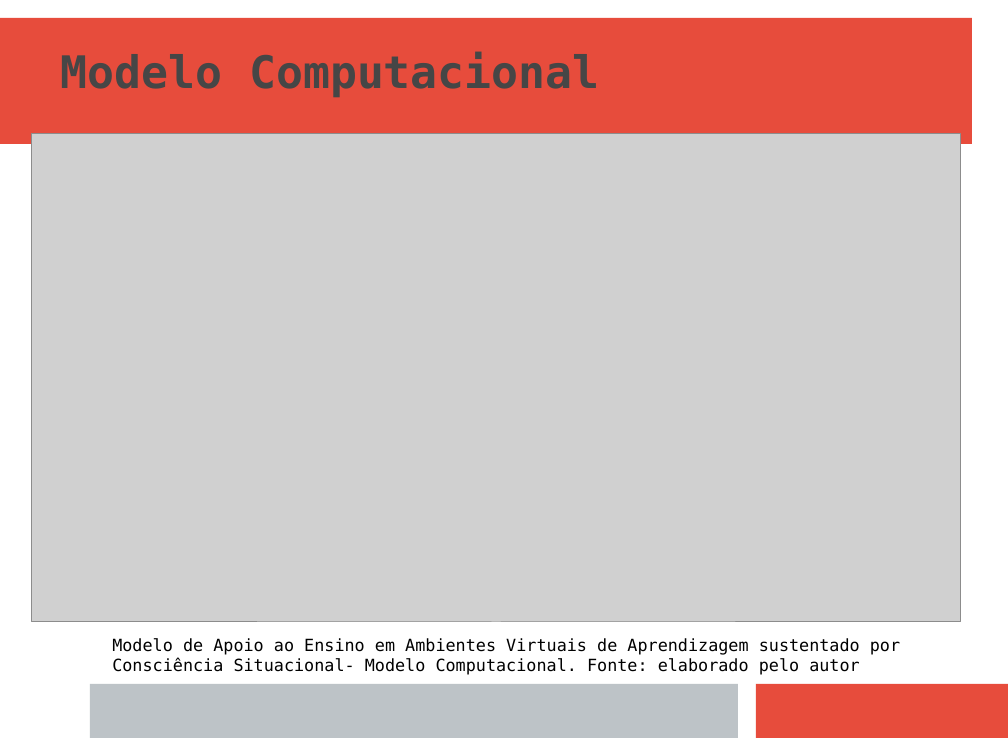
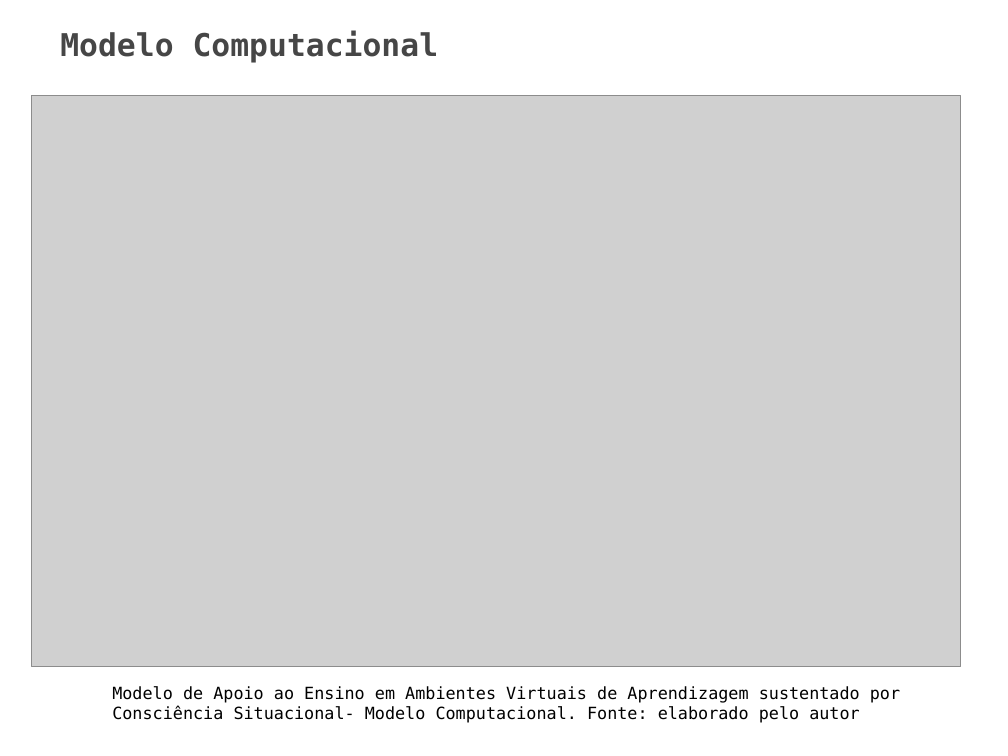
Before and after one commit to naninmartins/TCC-Modelo-de-AVA-com-CS-e-MDE, a slide deck: slide 21 of MODELO DE APOIO AO ENSINO EM AMBIENTES VIRTUAIS - APRESENTAÇÃO (linux).odp (slide 17 before the commit). Drawn at 1008x756 pixels with LibreOffice and Linux fonts; fonts in the diff are those of the drawing; grey boxes stand for pictures. Boxes give left, top, right and bottom in pixels: in the first picture for what was removed or moved away, otherwise in the second. Text is boxed around its words. In the diff, an @@ line names an element or a change of style, - is before the commit and + after.

```diff
--- a/MODELO DE APOIO AO ENSINO EM AMBIENTES VIRTUAIS - APRESENTAÇÃO (linux).odp
+++ b/MODELO DE APOIO AO ENSINO EM AMBIENTES VIRTUAIS - APRESENTAÇÃO (linux).odp
@@ rectangle removed at (x1=0, y1=18, x2=972, y2=144) @@
@@ title "Modelo Computacional" at (x1=60, y1=31, x2=439, y2=63): size 32 to 22.4 pt; line spacing 1 to 0.8 @@
@@ picture resized from (x1=31, y1=134, x2=961, y2=622) to (x1=31, y1=95, x2=961, y2=666) @@
@@ rectangle removed at (x1=90, y1=684, x2=738, y2=739) @@
@@ text "Modelo de Apoio ao Ensino ..." moved from (x1=112, y1=638, x2=900, y2=675) to (x1=112, y1=686, x2=900, y2=723) @@
@@ rectangle removed at (x1=756, y1=684, x2=1008, y2=739) @@
```
Also in this commit, not shown: 19 other slides changed, 4 slides added, 7 other files.
